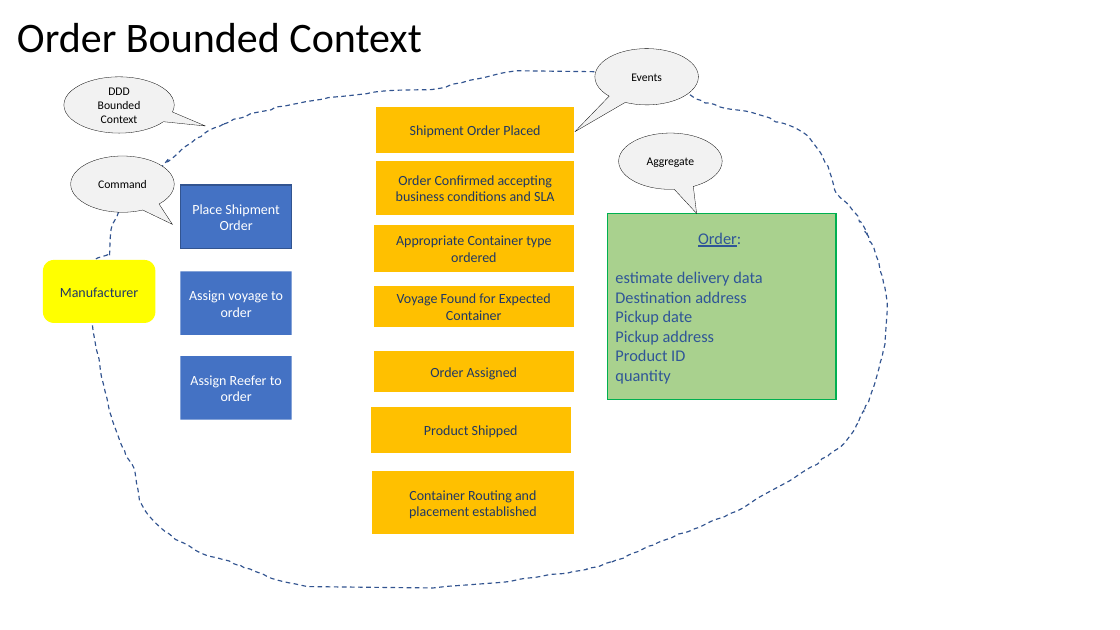
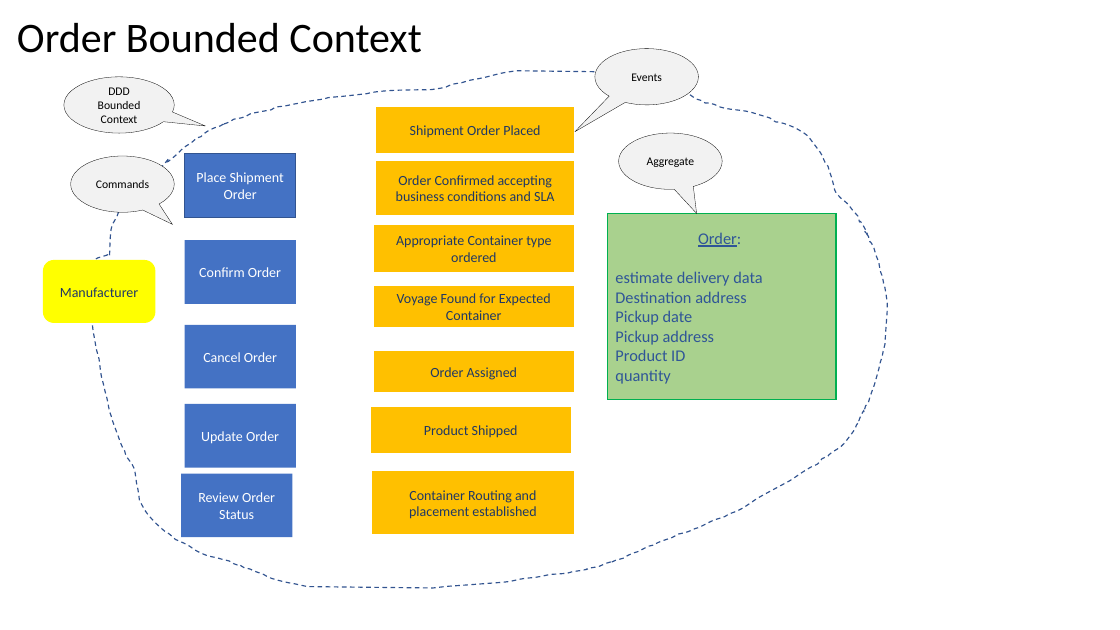
Before and after one commit to ibm-cloud-architecture/refarch-kc, a slide deck: slide 20 of analysis/kc-eventstorming.pptx. Drawn at 1120x630 pixels with LibreOffice and Linux fonts; fonts in the diff are those of the drawing. Boxes give left, top, right and bottom in pixels: in the first picture for what was removed or moved away, otherwise in the second. Text is boxed around its words. In the diff, an @@ line names an element or a change of style, - is before the commit and + after.

```diff
--- a/analysis/kc-eventstorming.pptx
+++ b/analysis/kc-eventstorming.pptx
@@ text in speech bubble at [96,180,149,188]: text changed @@
-Command
+Commands
@@ text in rectangle at [199,267,281,277]: text changed @@
-Assign voyage to order
+Confirm Order
@@ 3 rectangles: place and size @@
-3 rectangles at [181,185,292,420]
+3 rectangles at [185,154,296,389]
@@ text in rectangle at [203,352,277,362]: text changed @@
-Assign Reefer to order
+Cancel Order
@@ rectangle added at [185,404,296,468], fill #4472C4, 12 pt, text #FFFFFF @@
+Update Order
@@ rectangle added at [181,474,292,538], fill #4472C4, 12 pt, text #FFFFFF @@
+Review Order Status
```
Also in this commit, not shown: 3 other slides changed, 41 other files.
